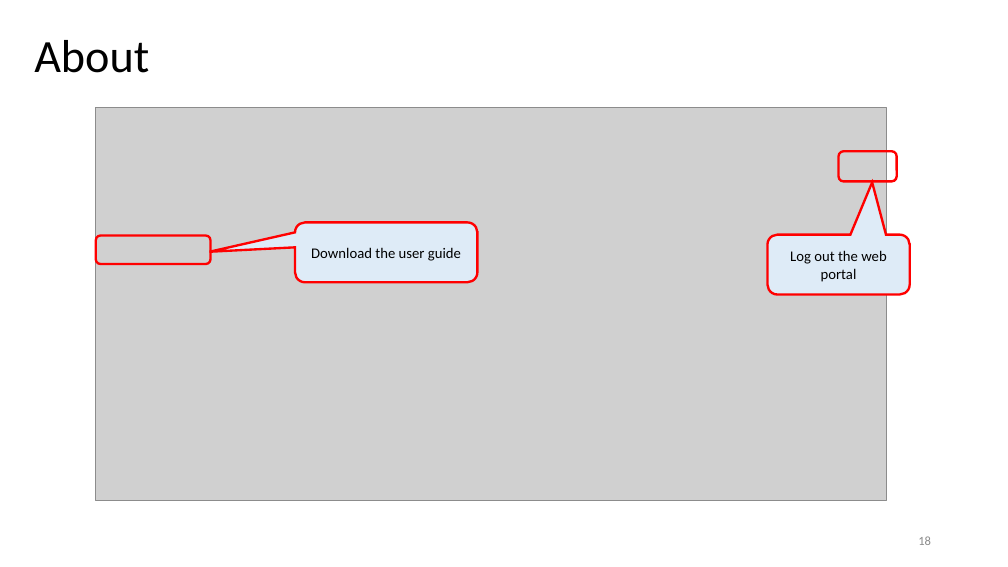
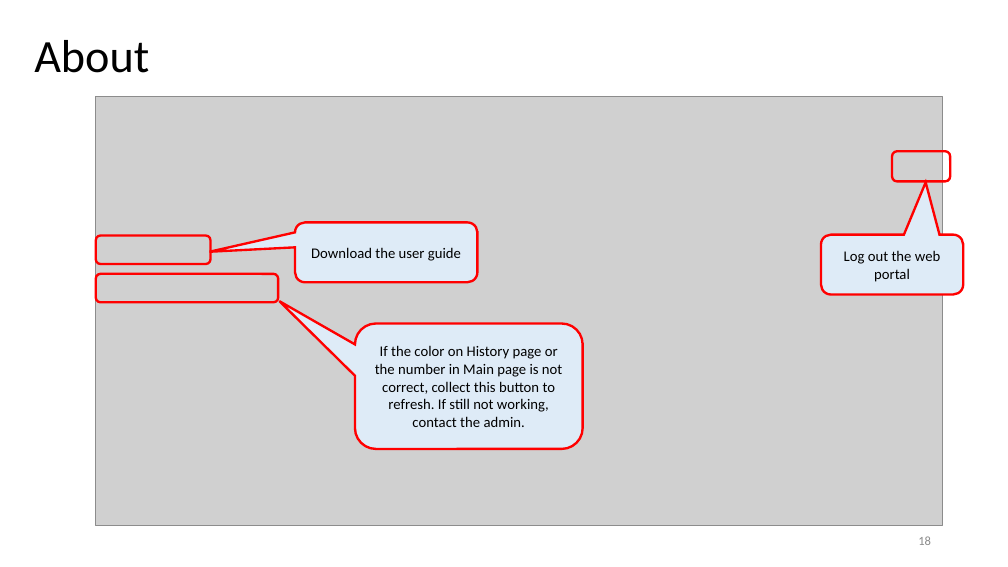
Before and after one commit to TeamworkNUS/uob_voice_to_text_proj, a slide deck: slide 18 of uob_website/analysis/utils/Voice_To_Text_Analysis_Web_UserGuide.pptx. Drawn at 1008x567 pixels with LibreOffice and Linux fonts; fonts in the diff are those of the drawing; grey boxes stand for pictures. Boxes give left, top, right and bottom in pixels: in the first picture for what was removed or moved away, otherwise in the second. Text is boxed around its words. In the diff, an @@ line names an element or a change of style, - is before the commit and + after.

Commit message:
ver0.2.1: update userguide

```diff
--- a/uob_website/analysis/utils/Voice_To_Text_Analysis_Web_UserGuide.pptx
+++ b/uob_website/analysis/utils/Voice_To_Text_Analysis_Web_UserGuide.pptx
@@ picture: place and size @@
-picture at (96,108,886,501)
+picture at (95,96,943,526)
@@ rounded rectangle: place and size @@
-rounded rectangle at (839,151,897,181)
+rounded rectangle at (892,151,951,181)
@@ rounded speech box "Log out the web portal": place and size @@
-rounded speech box "Log out the web portal" at (768,234,910,294)
+rounded speech box "Log out the web portal" at (821,234,963,294)
@@ rounded rectangle added at (96,274,278,302), outline #FF0000 2.25 pt @@
@@ rounded speech box added at (355,324,583,449), fill #DEEBF7, outline #FF0000 2.25 pt, 14 pt, text #000000 @@
+If the color on History page or the number in Main page is not correct, collect this button to refresh. If still not working, contact the admin.
```
